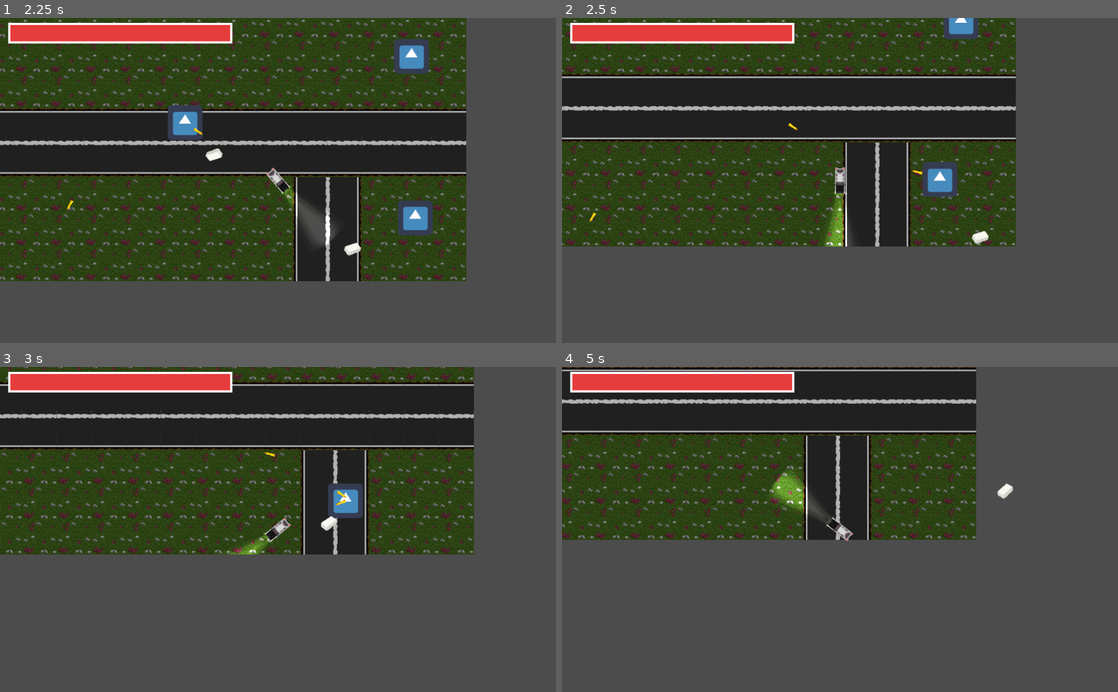
Above: before the commit, frames 1-4 (two rows, left to right).
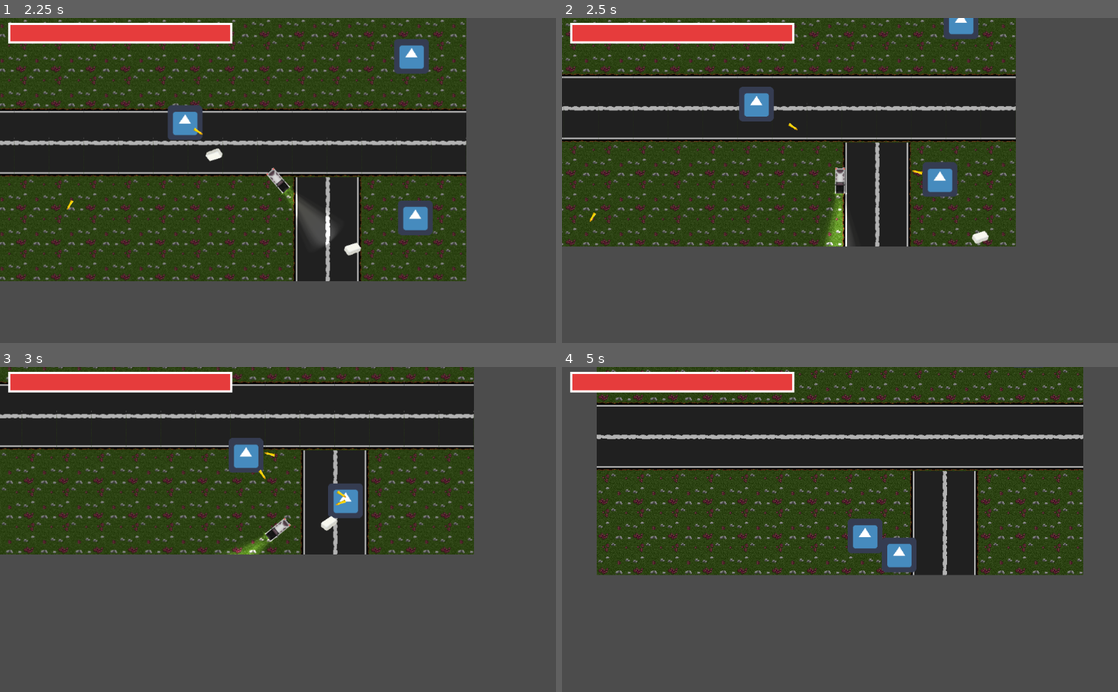
Above: after the commit, the same moments.

Repository: VictorChenJ/Tofu-Delivery-Simulator-Shoot-Out-Simulator-Game-D1
Game: Godot game, scene res://Scenes/Map.tscn
Two runs of this game, one before a commit and one after it. Both use one fixed random seed, a clock stepped at 60 frames per second and the inputs below. This scene is started directly instead of the project's main scene. The engine's default icon, where the game draws it, is replaced by a stand-in: a white triangle on a blue panel in a dark square.
Inputs (mouse positions are in pixels of both pictures, inside the frame that each line leads up to):
- Up to frame 1 (2.25 s): move the mouse to (250, 245) at 0.52 s; hold W (accelerate) 0.53-2.03 s; click (250, 245) at 0.6 s; move the mouse to (444, 229) at 1.27 s; click (444, 229) at 1.35 s; move the mouse to (111, 131) at 2.02 s; hold D (steer_left) from 2.03 s (still down); click (111, 131) at 2.1 s
- Up to frame 2 (2.5 s): keep holding D (steer_left)
- Up to frame 3 (3 s): keep holding D (steer_left); move the mouse to (305, 529) at 2.77 s; click (305, 529) at 2.85 s
- Up to frame 4 (5 s): move the mouse to (756, 448) at 3.52 s; release D (steer_left) at 3.53 s; hold S (brake) 3.53-4.28 s; click (756, 448) at 3.6 s; move the mouse to (962, 513) at 4.27 s; hold A (steer_right) from 4.28 s (still down); click (962, 513) at 4.35 s

Frame 1 is identical in both runs. In frame 2, 0.7% of the frame differs, in the area x 31-39%, y 21-32%; in frame 3, 0.7%; in frame 4, 42%, in the area x 0-94%, y 0-65%.

Commit message:
triple enemy health

Diff:
--- a/Scripts/Enemy.gd
+++ b/Scripts/Enemy.gd
@@ -1,7 +1,7 @@
 extends KinematicBody2D
 
 # Enemy health
-var Ehp = 1 setget set_Ehp
+var Ehp = 3 setget set_Ehp
 signal Ehp_changed
 
 # Enemy movement
